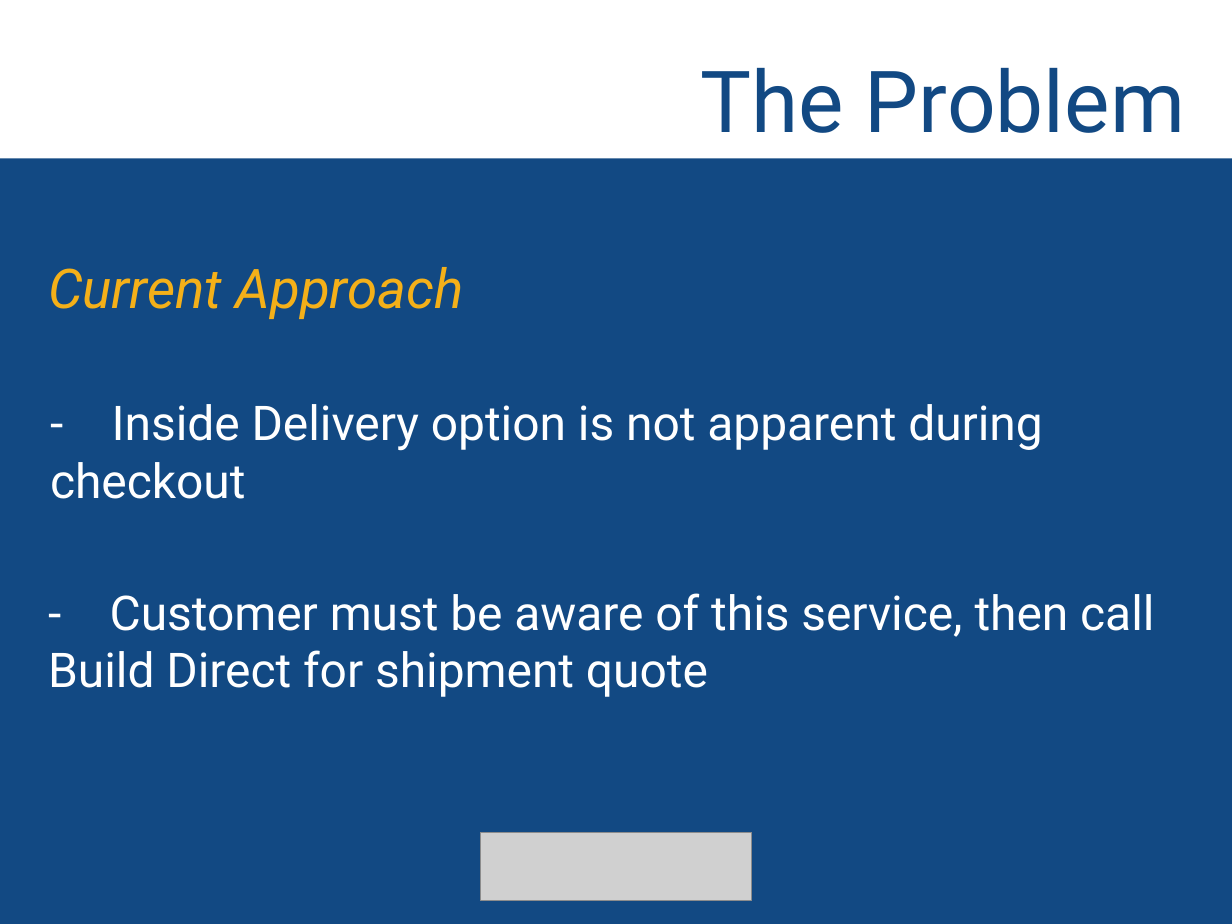
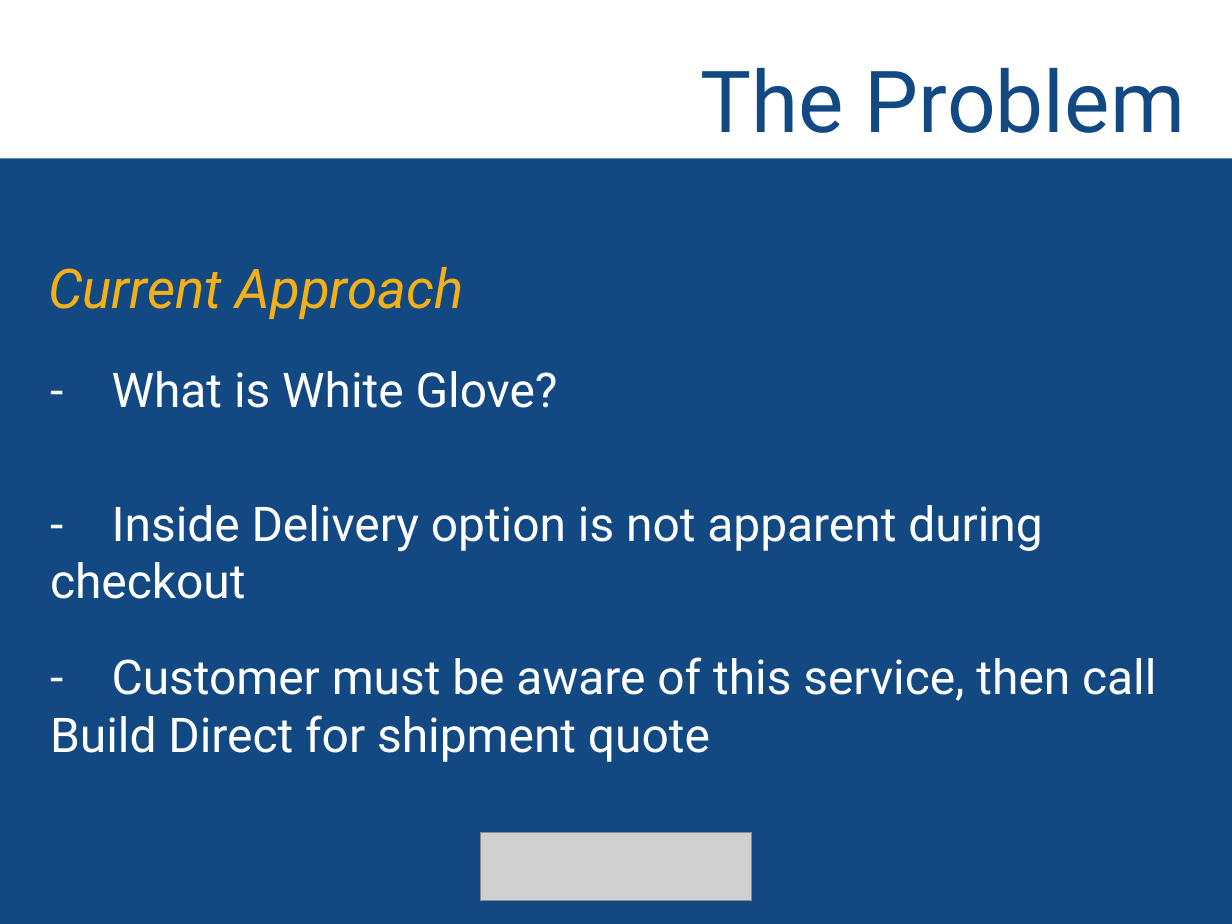
Before and after one commit to GeoffMcLennan/HackBD, a slide deck: slide 2 of HACKBD-presentation.pptx. Drawn at 1232x924 pixels with LibreOffice and Linux fonts; fonts in the diff are those of the drawing; grey boxes stand for pictures. Boxes give left, top, right and bottom in pixels: in the first picture for what was removed or moved away, otherwise in the second. Text is boxed around its words. In the diff, an @@ line names an element or a change of style, - is before the commit and + after.

Commit message:
updated powerpoint

```diff
--- a/HACKBD-presentation.pptx
+++ b/HACKBD-presentation.pptx
@@ text added at (x1=112, y1=371, x2=558, y2=408), 28 pt, text #FFFFFF @@
+- What is White Glove?
@@ text "- Inside Delivery option is ..." moved from (x1=50, y1=404, x2=1042, y2=499) to (x1=50, y1=505, x2=1042, y2=599) @@
@@ text "- Customer must be aware ..." moved from (x1=48, y1=593, x2=1154, y2=697) to (x1=50, y1=657, x2=1156, y2=762) @@
```
